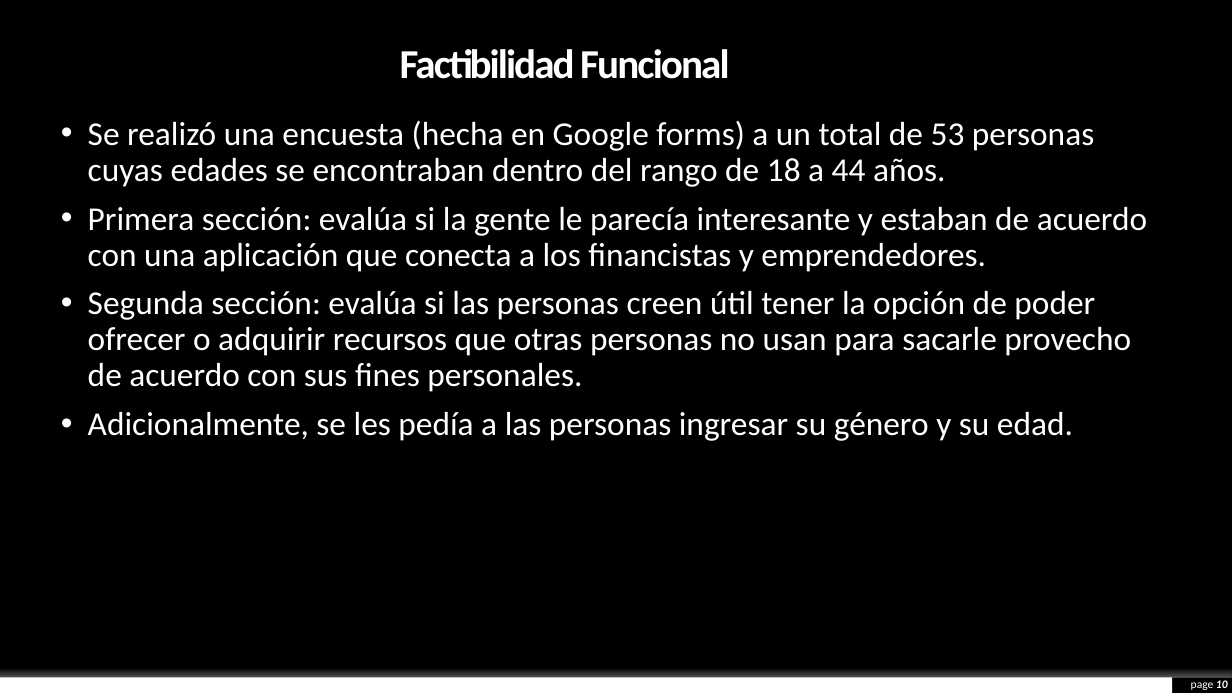
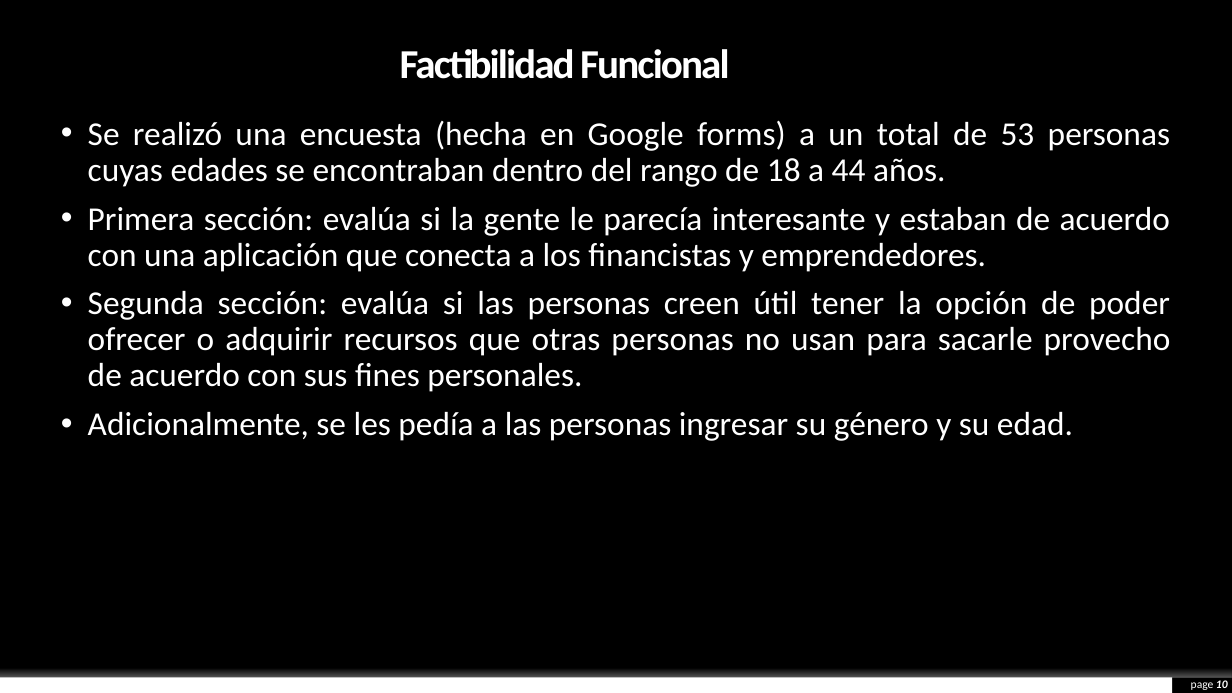
Before and after one commit to KevinHern/ingsoft, a slide deck: slide 10 of Docs/Presentacion_Final/final.pptx. Drawn at 1232x693 pixels with LibreOffice and Linux fonts; fonts in the diff are those of the drawing; background and template pictures are left out. Boxes give left, top, right and bottom in pixels: in the first picture for what was removed or moved away, otherwise in the second. Text is boxed around its words. In the diff, an @@ line names an element or a change of style, - is before the commit and + after.

```diff
--- a/Docs/Presentacion_Final/final.pptx
+++ b/Docs/Presentacion_Final/final.pptx
@@ text "Se realizó una encuesta (hecha ..." at (88, 120, 1171, 441): alignment left to justified @@
```
Also in this commit, not shown: 4 other slides changed.
